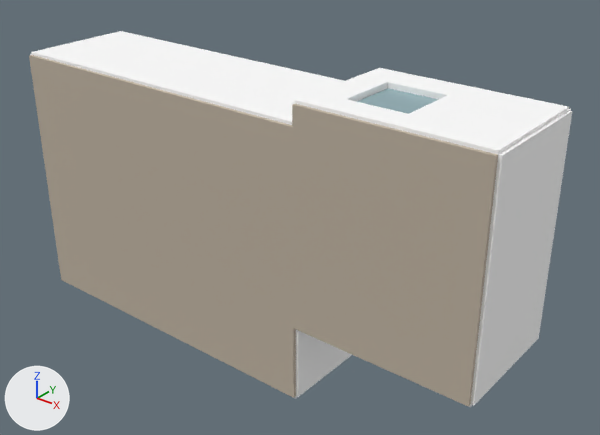
What one commit did to the glTF model frontend/labs/fly-world/assets/fly-house.glb.
Rendered twice from a 50 mm camera at (13.72, -14.59, 8.58) aimed at (2.78, -0.92, 0.1). Every picture has the same lights, and +X, +Y and +Z are marked at lower left. The first picture is the older version. Where no turn or scale is listed for an object, it has been applied to the vertices. Vertices at exactly the same position are counted once.

In view in the first picture: 'CEILING__bed', 'CEILING__main', 'WALL__bed__east', 'WALL__bed__north_a', 'WALL__bed__north_b', 'WALL__bed__north_head', 'WALL__bed__north_sill', 'WALL__bed__south', 'WALL__main__east_a', 'WALL__main__north', 'bedroom-window'.
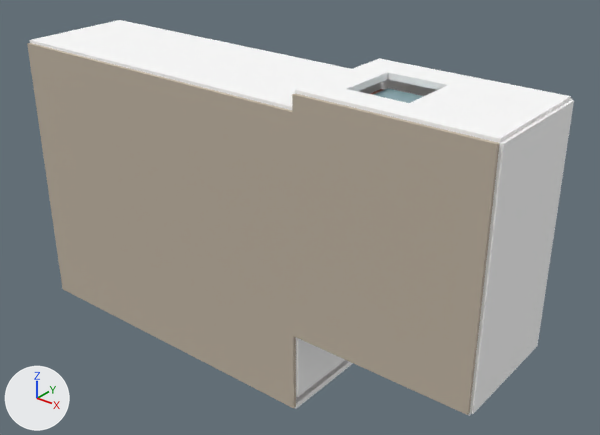
Not visible in the pictures: 'WALL__bed__west_b'.

Pixel boxes (x1, y1, x2, y2) of what changed, in the pictures (600 x 435 px):
'CEILING__main', rescaled (6% taller)
    before: (29, 55, 296, 398)
    after: (27, 43, 296, 408)
'CEILING__bed', rescaled (6% taller)
    before: (292, 104, 498, 406)
    after: (292, 94, 500, 415)
'WALL__bed__east', rescaled (6% taller)
    before: (471, 110, 572, 406)
    after: (470, 100, 574, 414)
'WALL__main__north', moved
    before: (31, 31, 344, 125)
    after: (30, 20, 350, 110)
'WALL__bed__north_b', moved
    before: (388, 86, 569, 155)
    after: (389, 76, 571, 143)
'WALL__bed__north_a', moved
    before: (295, 68, 407, 111)
    after: (295, 59, 408, 101)
'WALL__bed__north_head', moved
    before: (325, 99, 407, 127)
    after: (326, 89, 408, 116)
'WALL__bed__north_sill', moved
    before: (387, 74, 466, 99)
    after: (388, 64, 467, 90)
'WALL__main__south', moved (not visible before)
    after: (295, 360, 353, 409)
'WALL__bed__south', moved (not visible afterwards)
    before: (300, 331, 472, 407)
'bedroom-window', unchanged, covered by the edit
    before: (356, 88, 439, 114)
    after: (373, 88, 424, 103)

Edits to the bpy script that builds the scene:
```text
Change me_cube_002:
    used by ob_ceiling__main; location = (0.0, -2.89, 0.0)
    remove me_cube_002.from_pydata(...)  # 8 vertices, 12 faces; spans x -4.2..4.2, y -0.04..0.04, z -3.2..3.2
    add me_cube_002.from_pydata(...)  # 8 vertices, 12 faces; spans x -4.2..4.2, y -0.04..0.04, z -3.5..3.5
    me_cube_002 part 1: the whole mesh is scaled about its middle by (1, 1, 1.09)
Change me_cube_013:
    used by ob_ceiling__bed; location = (6.3, -2.89, 1.15)
    remove me_cube_013.from_pydata(...)  # 8 vertices, 12 faces; spans x -2.1..2.1, y -0.04..0.04, z -2.5..2.5
    add me_cube_013.from_pydata(...)  # 8 vertices, 12 faces; spans x -2.1..2.1, y -0.04..0.04, z -2.7..2.7
    me_cube_013 part 2: the whole mesh is scaled about its middle by (1, 1, 1.08)
Change me_cube_014:
    used by ob_wall__bed__east; location = (8.4, -1.43, 1.15)
    remove me_cube_014.from_pydata(...)  # 8 vertices, 12 faces; spans x -0.07..0.07, y -1.42..1.42, z -2.5..2.5
    add me_cube_014.from_pydata(...)  # 8 vertices, 12 faces; spans x -0.07..0.07, y -1.42..1.42, z -2.7..2.7
    me_cube_014 part 3: the whole mesh is scaled about its middle by (1, 1, 1.08)
Change ob_wall__main__north:
    ob_wall__main__north.location: (0.0, -1.43, 3.2) -> (0.0, -1.43, 3.5)
Change ob_wall__main__south:
    ob_wall__main__south.location: (0.0, -1.43, -3.2) -> (0.0, -1.43, -3.5)
Change ob_wall__bed__south:
    ob_wall__bed__south.location: (6.3, -1.43, -1.35) -> (6.3, -1.43, -1.55)
Change ob_wall__bed__north_a:
    ob_wall__bed__north_a.location: (4.56, -1.43, 3.65) -> (4.56, -1.43, 3.85)
Change ob_wall__bed__north_b:
    ob_wall__bed__north_b.location: (7.35, -1.43, 3.65) -> (7.35, -1.43, 3.85)
Change ob_wall__bed__north_sill:
    ob_wall__bed__north_sill.location: (5.61, -0.39, 3.65) -> (5.61, -0.39, 3.85)
Change ob_wall__bed__north_head:
    ob_wall__bed__north_head.location: (5.61, -2.52, 3.65) -> (5.61, -2.52, 3.85)
Remove ob_wall__bed__west_b:
    ob_wall__bed__west_b = bpy.data.objects.new('WALL__bed__west_b', me_cube_021)
    ob_wall__bed__west_b.location = (4.2, -1.43, 2.65)
```
